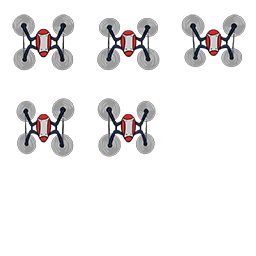
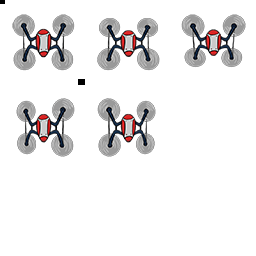
Revision of a layered 256 × 256 image; what changed, layer by layer:
added layer "Layer 2" over (0, 0, 85, 85)
